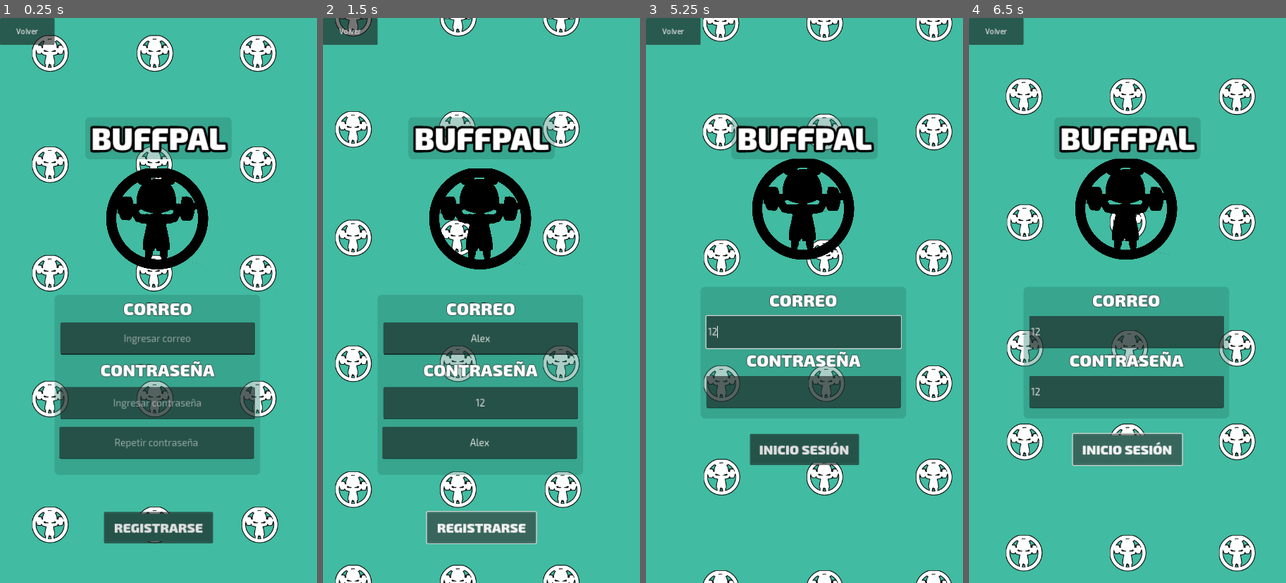
Above: before the commit, frames 1-4 (left to right).
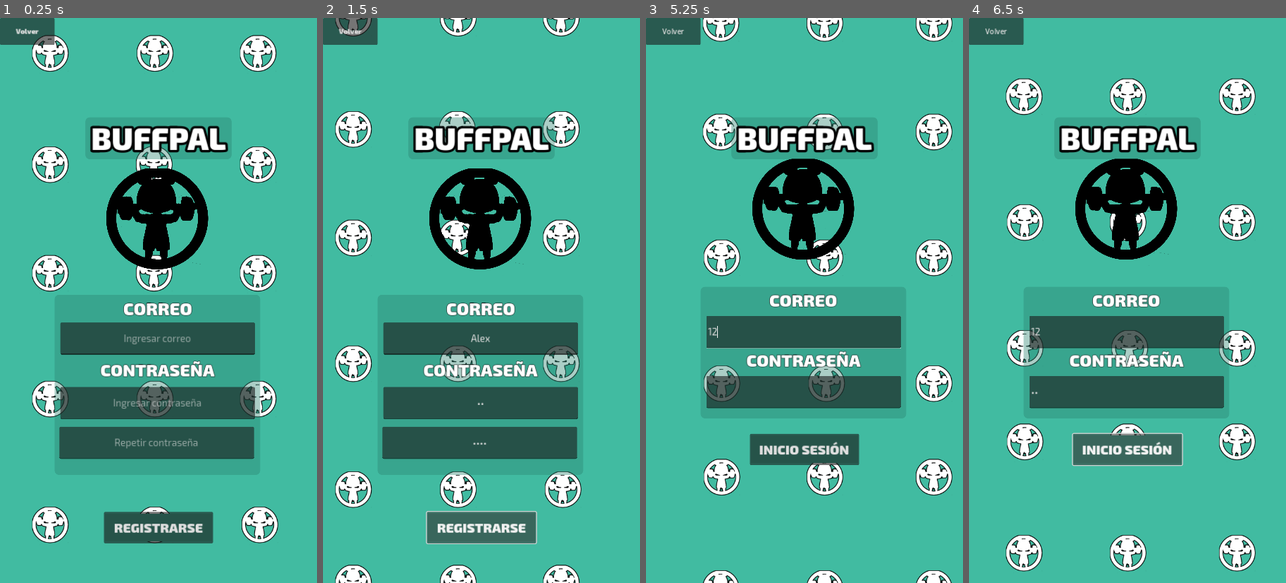
Above: after the commit, the same moments.

Repository: Gx3J/Proyecto-BuffPal
Game: Godot game, scene res://registro.tscn
Two runs of this game, one before a commit and one after it. Both use one fixed random seed, a clock stepped at 60 frames per second and the inputs below.
Inputs (mouse positions are in pixels of both pictures, inside the frame that each line leads up to):
- Up to frame 1 (0.25 s): no input
- Up to frame 2 (1.5 s): click (481, 340) at 0.52 s; type "Alex" at 0.6 s; click (481, 402) at 0.75 s; type "12" at 0.83 s; click (478, 441) at 0.98 s; type "Alex" at 1.07 s; click "REGISTRARSE" at 1.25 s
- Up to frame 3 (5.25 s): click "Volver" at 2 s; click "REGISTRARSE" at 2.75 s; click "Volver" at 3.5 s; click "INICIO SESIÓN" at 4.25 s; click (804, 334) at 5.02 s; type "12" at 5.1 s
- Up to frame 4 (6.5 s): click (1127, 390) at 5.25 s; type "12" at 5.33 s; click "INICIO SESIÓN" at 5.75 s

The runs differ from the first frame. In frame 1, less than 0.1% of the frame differs, in the area x 4-13%, y 1-3%; in frame 2, 0.1%; in frame 3, 0.3%, in the area x 18-81%, y 52-69%; in frame 4, less than 0.1%.
Error in both runs: Invalid access to property or key 'error' on a base object of type 'Nil'. (res://Scripts/authregister.gd:22)

Commit message:
Creación popup login
Se realiza la interfaz y código de pop up login

Diff:
--- a/Buffpal/Scripts/auth.gd
+++ b/Buffpal/Scripts/auth.gd
@@ -12,6 +12,10 @@
 	var error = await  http.request(url, headers, HTTPClient.METHOD_POST, body)
 
 
+func showErrorMessage(message: String):
+	var errorAuth = $bg/TextureRect/PopupPanel
+	errorAuth.get_node("Label").text = message
+	errorAuth.popup_centered()
 
 func _on_http_request_request_completed(result, response_code, headers, body):
 	var response = JSON.parse_string(body.get_string_from_utf8())
@@ -21,6 +25,8 @@
 		get_tree().change_scene_to_file("res://home.tscn")
 	else:
 		print(response.error)
+		showErrorMessage("Credenciales invalidas")
+
 
 
 
--- a/Buffpal/Scripts/authregister.gd
+++ b/Buffpal/Scripts/authregister.gd
@@ -22,7 +22,6 @@
 		print(response.error)
 
 
-
 func _on_button_pressed():
 	var url = signUpUrl + webApiKey
 	var email = $bg/TextureRect/Panel2/userEmail.text
--- a/Buffpal/main.tscn
+++ b/Buffpal/main.tscn
@@ -18,6 +18,18 @@
 corner_radius_top_right = 10
 corner_radius_bottom_right = 10
 corner_radius_bottom_left = 10
+
+[sub_resource type="StyleBoxFlat" id="StyleBoxFlat_0k76c"]
+bg_color = Color(0.254902, 0.733333, 0.631373, 1)
+border_width_left = 5
+border_width_top = 5
+border_width_right = 5
+border_width_bottom = 5
+border_color = Color(0, 0, 0, 1)
+corner_radius_top_left = 25
+corner_radius_top_right = 25
+corner_radius_bottom_right = 25
+corner_radius_bottom_left = 25
 
 [node name="Inicio de sesion" type="Control"]
 layout_mode = 3
@@ -121,6 +133,7 @@
 text = "CORREO"
 
 [node name="LineEdit" type="LineEdit" parent="bg/TextureRect/Panel2"]
+clip_contents = true
 layout_mode = 1
 anchors_preset = 8
 anchor_left = 0.5
@@ -156,6 +169,7 @@
 text = "CONTRASEÑA"
 
 [node name="LineEdit2" type="LineEdit" parent="bg/TextureRect/Panel2"]
+clip_contents = true
 layout_mode = 1
 anchors_preset = 8
 anchor_left = 0.5
@@ -170,6 +184,7 @@
 grow_vertical = 2
 theme_override_fonts/font = ExtResource("5_38eh2")
 theme_override_font_sizes/font_size = 22
+secret = true
 
 [node name="VolverButton" type="Button" parent="bg/TextureRect"]
 layout_mode = 1
@@ -180,6 +195,31 @@
 offset_bottom = -0.440002
 text = "Volver"
 
+[node name="PopupPanel" type="PopupPanel" parent="bg/TextureRect"]
+transparent_bg = true
+size = Vector2i(400, 200)
+theme_override_styles/panel = SubResource("StyleBoxFlat_0k76c")
+
+[node name="Label" type="Label" parent="bg/TextureRect/PopupPanel"]
+anchors_preset = 8
+anchor_left = 0.5
+anchor_top = 0.5
+anchor_right = 0.5
+anchor_bottom = 0.5
+offset_left = 5.0
+offset_top = 5.0
+offset_right = 395.0
+offset_bottom = 195.0
+grow_horizontal = 2
+grow_vertical = 2
+size_flags_horizontal = 4
+theme_override_colors/font_outline_color = Color(0, 0, 0, 1)
+theme_override_constants/outline_size = 3
+theme_override_fonts/font = ExtResource("3_bs41a")
+theme_override_font_sizes/font_size = 25
+horizontal_alignment = 1
+vertical_alignment = 1
+
 [node name="ColorRect" type="ColorRect" parent="bg"]
 layout_mode = 1
 anchors_preset = 8
--- a/Buffpal/registro.tscn
+++ b/Buffpal/registro.tscn
@@ -156,6 +156,7 @@
 theme_override_font_sizes/font_size = 22
 placeholder_text = "Ingresar contraseña"
 alignment = 1
+secret = true
 
 [node name="Password2" type="Label" parent="bg/TextureRect/Panel2"]
 layout_mode = 1
@@ -193,6 +194,7 @@
 theme_override_font_sizes/font_size = 22
 placeholder_text = "Repetir contraseña"
 alignment = 1
+secret = true
 
 [node name="VolverButton" type="Button" parent="bg/TextureRect"]
 layout_mode = 1
@@ -201,6 +203,7 @@
 anchor_bottom = 0.048
 offset_right = 0.159996
 offset_bottom = -0.440002
+theme_override_fonts/font = ExtResource("4_eokkn")
 text = "Volver"
 
 [node name="ColorRect" type="ColorRect" parent="bg"]
Not shown: 1 places in Buffpal/main.tscn that only renumber resources
